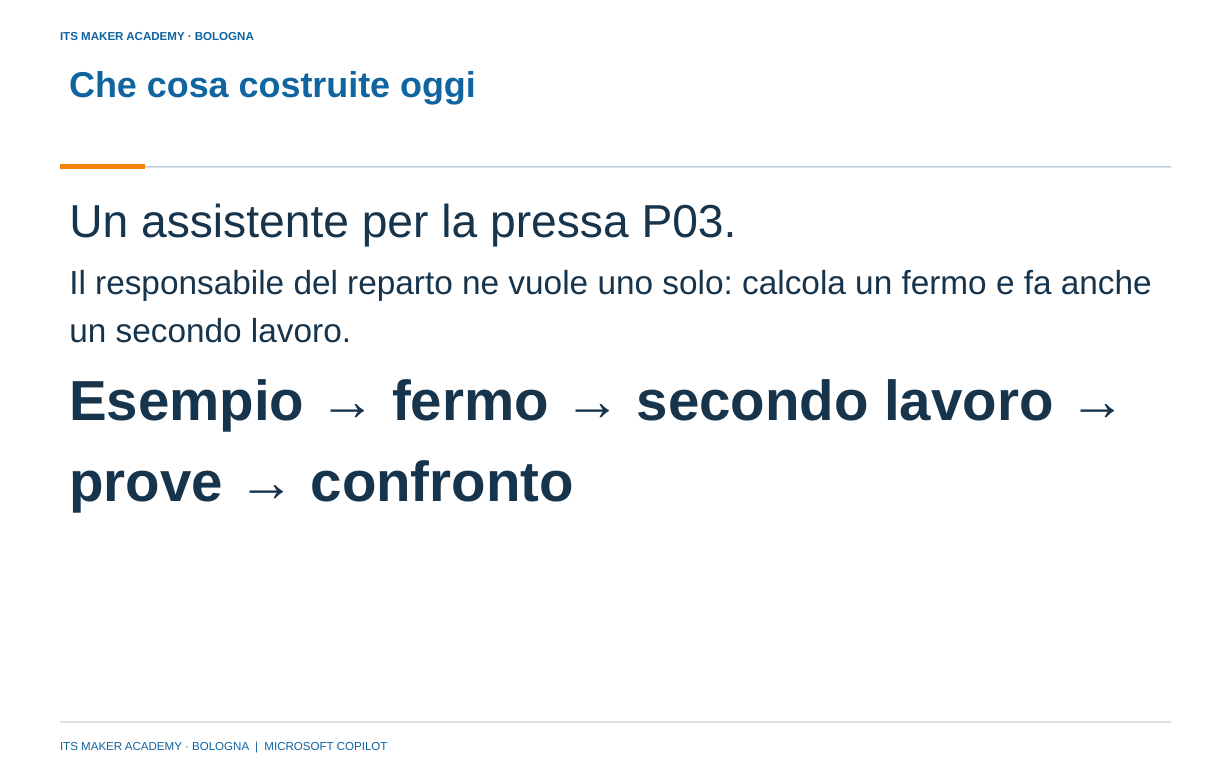
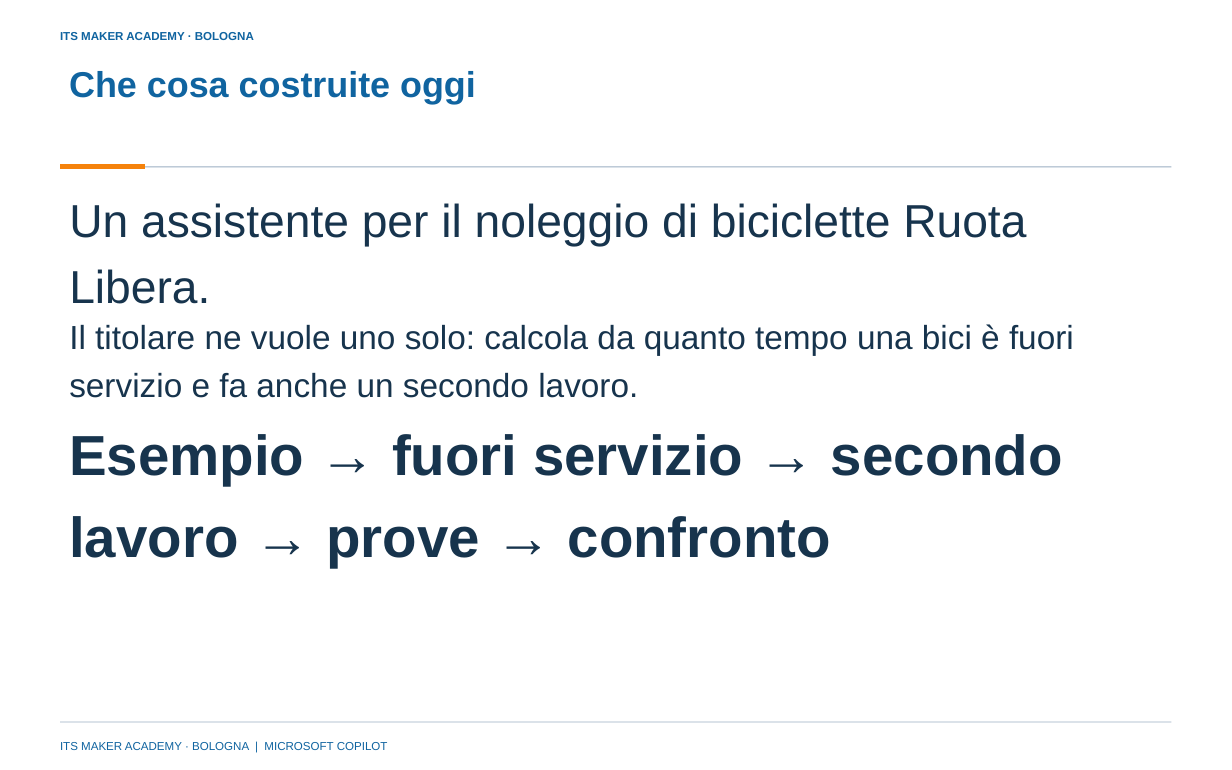
Before and after one commit to franzo9393/ITSCorso_UnslothStudio-Git, a slide deck: slide 12 of lezione 4 - reti neurali e agenti con orchestrazione/Lezione4_Reti_neurali_e_agenti_con_orchestrazione_ITS_MAKER.pptx. Drawn at 1232x770 pixels with LibreOffice and Linux fonts; fonts in the diff are those of the drawing; background and template pictures are left out. Boxes give left, top, right and bottom in pixels: in the first picture for what was removed or moved away, otherwise in the second. Text is boxed around its words. In the diff, an @@ line names an element or a change of style, - is before the commit and + after.

Commit message:
Lezione 4: tolta la pressa P03; caso Ruota Libera (noleggio di biciclette), dimostrazione sulla pizzeria, slide 12-32 e materiali rigenerati

```diff
--- a/lezione 4 - reti neurali e agenti con orchestrazione/Lezione4_Reti_neurali_e_agenti_con_orchestrazione_ITS_MAKER.pptx
+++ b/lezione 4 - reti neurali e agenti con orchestrazione/Lezione4_Reti_neurali_e_agenti_con_orchestrazione_ITS_MAKER.pptx
@@ text at [69, 203, 1026, 304]: text changed @@
-Un assistente per la pressa P03.
+Un assistente per il noleggio di biciclette Ruota Libera.
@@ text at [69, 324, 1074, 398]: text changed @@
-Il responsabile del reparto ne vuole uno solo: calcola un fermo e fa anche un secondo lavoro.
+Il titolare ne vuole uno solo: calcola da quanto tempo una bici è fuori servizio e fa anche un secondo lavoro.
@@ text at [69, 434, 1063, 567]: text changed @@
-Esempio → fermo → secondo lavoro → prove → confronto
+Esempio → fuori servizio → secondo lavoro → prove → confronto
```
Also in this commit, not shown: 11 other slides changed, 34 other files.
